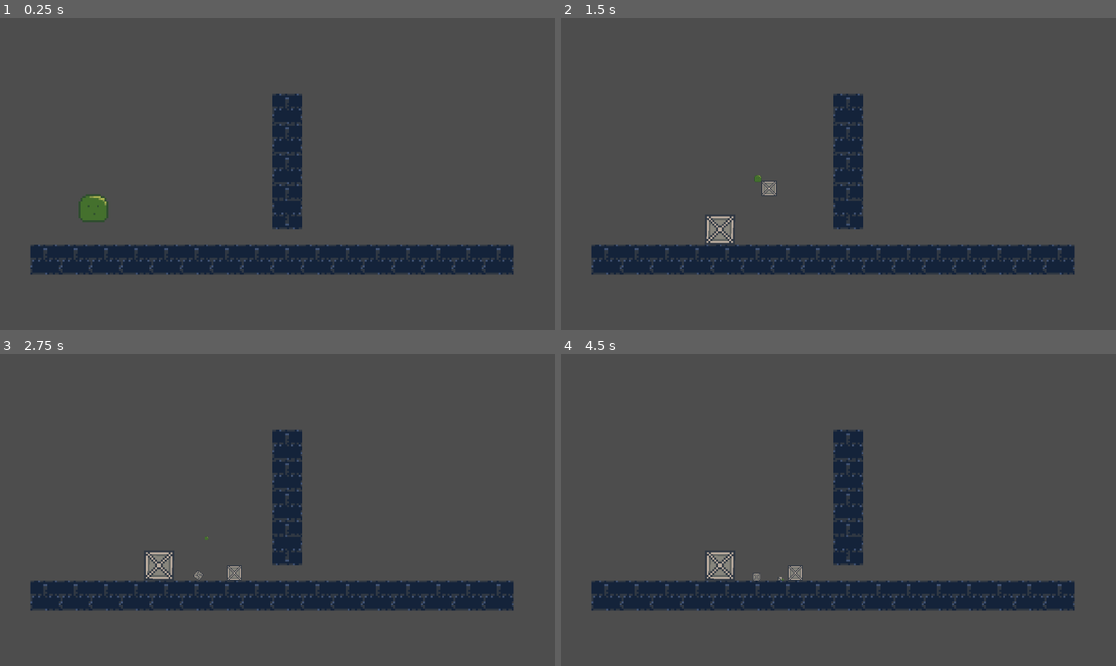
Above: before the commit, frames 1-4 (two rows, left to right).
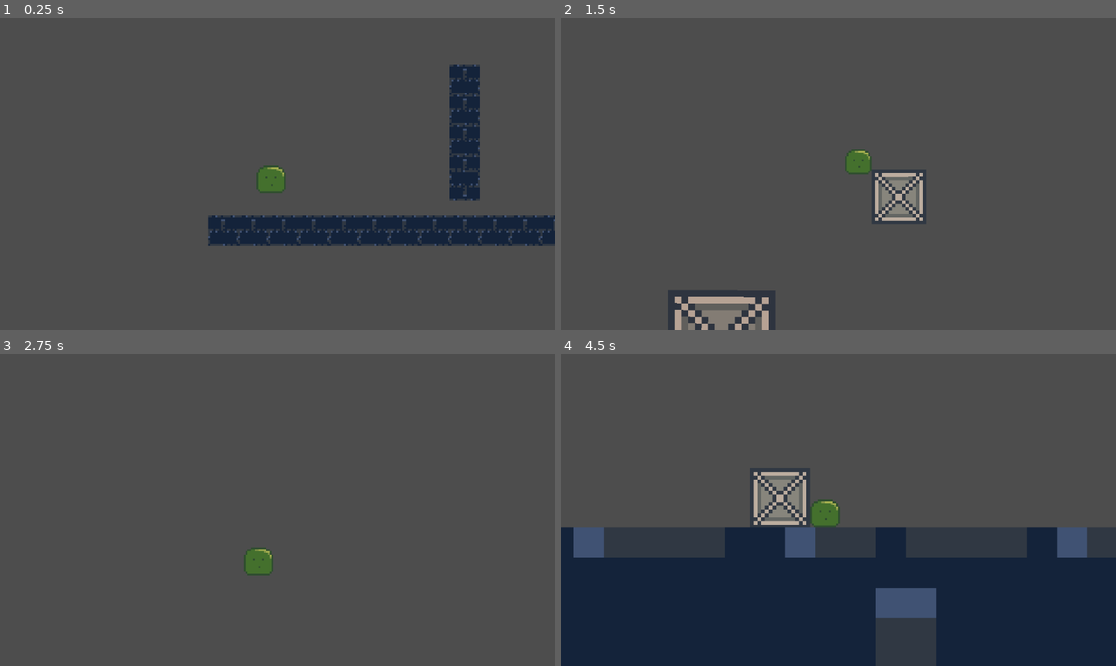
Above: after the commit, the same moments.

Repository: jkuball/splittle-bocks
Game: Godot game, scene res://scenes/playground.tscn
Two runs of this game, one before a commit and one after it. Both use one fixed random seed, a clock stepped at 60 frames per second and the inputs below.
Inputs:
- Up to frame 1 (0.25 s): no input
- Up to frame 2 (1.5 s): hold D (player_right) from 0.53 s (still down); tap Space (player_splittle) at 0.6, 1.35 s
- Up to frame 3 (2.75 s): release D (player_right) at 2.03 s; hold A (player_left) from 2.03 s (still down); tap Space (player_splittle) at 2.1 s
- Up to frame 4 (4.5 s): release A (player_left) at 2.78 s; hold D (player_right) 2.78-4.28 s; tap Space (player_splittle) at 2.85, 3.6, 4.35 s; hold A (player_left) from 4.28 s (still down)

The runs differ from the first frame. In frame 1, 19% of the frame differs, in the area x 5-100%, y 14-83%; in frame 2, 15%; in frame 3, 12%; in frame 4, 42%, in the area x 0-100%, y 24-100%.

Commit message:
implement weird bocks decaying

Diff:
--- a/scenes/bocks.tscn
+++ b/scenes/bocks.tscn
@@ -15,7 +15,7 @@
 scale = Vector2(2, 2)
 shape = SubResource("RectangleShape2D_5db8f")
 
-[node name="Bocks Sprite" type="Sprite2D" parent="RigidBody/Collider"]
+[node name="Sprite" type="Sprite2D" parent="RigidBody/Collider"]
 position = Vector2(-1.90735e-06, -1.90735e-06)
 scale = Vector2(4, 4)
 texture = ExtResource("1_aun37")
--- a/scenes/playground.tscn
+++ b/scenes/playground.tscn
@@ -1,13 +1,16 @@
-[gd_scene load_steps=3 format=3 uid="uid://u7bh6iof3n10"]
+[gd_scene load_steps=4 format=3 uid="uid://u7bh6iof3n10"]
 
 [ext_resource type="PackedScene" uid="uid://c2wkhfsiwtuvv" path="res://scenes/player.tscn" id="1_28eyv"]
+[ext_resource type="Script" path="res://scripts/follow_player.gd" id="1_fwirh"]
 [ext_resource type="PackedScene" uid="uid://bv3rvjka57xc1" path="res://scenes/wall.tscn" id="3_2hrnh"]
 
 [node name="Node2D" type="Node2D"]
 
-[node name="Camera2D" type="Camera2D" parent="."]
+[node name="Camera2D" type="Camera2D" parent="." node_paths=PackedStringArray("player")]
 position = Vector2(964, 343)
 zoom = Vector2(0.49, 0.49)
+script = ExtResource("1_fwirh")
+player = NodePath("../Player")
 
 [node name="Player" parent="." node_paths=PackedStringArray("spawn_target") instance=ExtResource("1_28eyv")]
 position = Vector2(184, 455)
--- a/scripts/bocks.gd
+++ b/scripts/bocks.gd
@@ -2,7 +2,21 @@
 
 var decaying: bool = false
 
+signal decayed
+
 func begin_decay():
 	if not decaying:
 		print_debug(self, ": I am dying :(")
+
+		var tween = get_tree().create_tween()
+		tween.set_parallel(true)
+		tween.tween_property($"RigidBody/Collider/Sprite", "modulate", Color.DARK_RED, 2)
+		tween.tween_property(self, "scale", Vector2.ZERO, 2)
+
+		# If you use set_parallel, the callback will be called instantly.
+		# In that case, we need to use the 'finished' signal.
+		#tween.tween_callback(queue_free)
+		tween.finished.connect(queue_free)
+		tween.finished.connect(decayed.emit)
+
 		decaying = true
--- a/scripts/follow_player.gd
+++ b/scripts/follow_player.gd
@@ -1,8 +1,8 @@
 extends Camera2D
 
-@export var follow_target: Node2D
+@export var player: Node2D
 
-var wanted_zoom: Vector2;
+var wanted_zoom: Vector2
 
 func _ready():
 	wanted_zoom = zoom
@@ -11,7 +11,7 @@
 	# TODO: only move the camera if the player gets to the borders
 
 	# lerp dat shit
-	transform.origin = lerp(transform.origin, follow_target.transform.origin, 0.2)
+	transform.origin = lerp(transform.origin, player.transform.origin, 0.2)
 	zoom = lerp(zoom, wanted_zoom, 0.2)
 
 func _on_player_splittle(scale):
--- a/scripts/player_movement.gd
+++ b/scripts/player_movement.gd
@@ -15,9 +15,13 @@
 
 var is_scale_bocks = false
 
+func _a_bocks_decayed():
+	print_debug("TODO: A bocks decayed, I should grow!")
+
 var bocks_list: Array[Node2D] = []
 func make_bocks() -> Node2D:
 	var bocks = Bocks.instantiate()
+	bocks.decayed.connect(_a_bocks_decayed)
 	spawn_target.add_child(bocks)
 
 	bocks_list = bocks_list.filter(is_instance_valid) # remove freed boxes
